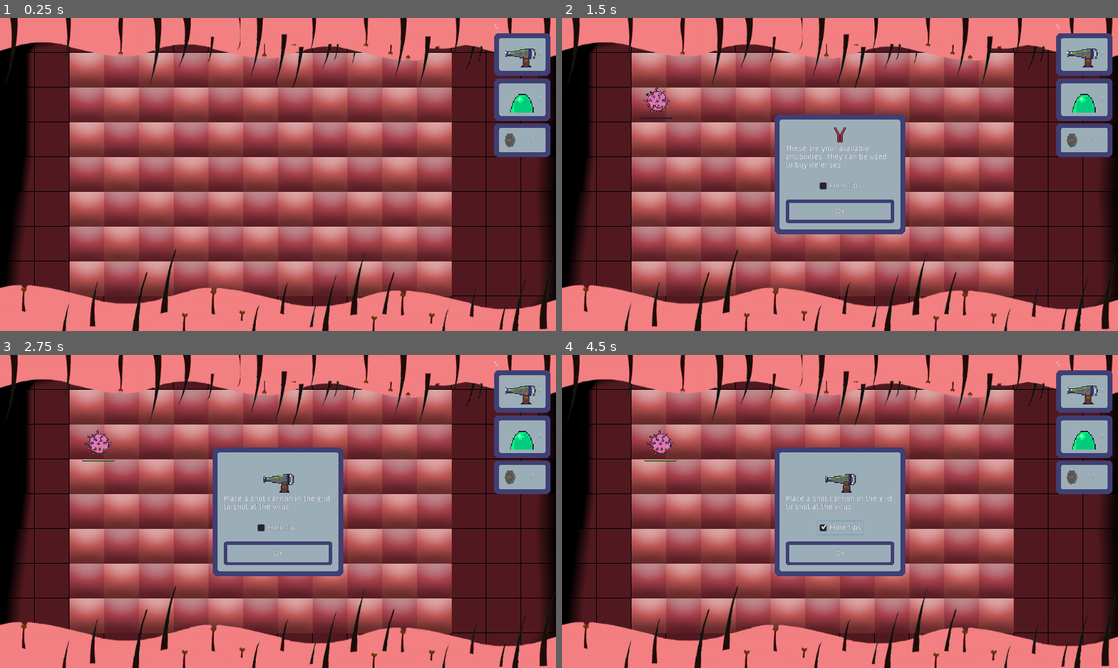
Above: before the commit, frames 1-4 (two rows, left to right).
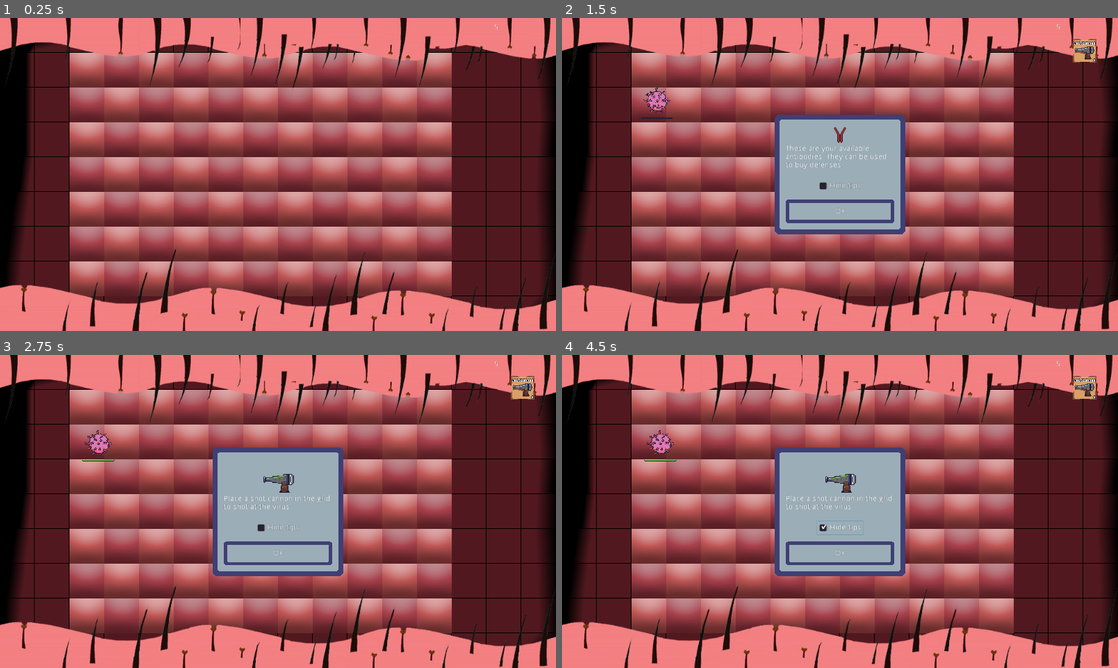
Above: after the commit, the same moments.

Repository: TeamKebab/GodotWildJam23
Game: Godot game, scene res://src/Main.tscn
Two runs of this game, one before a commit and one after it. Both use one fixed random seed, a clock stepped at 60 frames per second and the inputs below.
Inputs (mouse positions are in pixels of both pictures, inside the frame that each line leads up to):
- Up to frame 1 (0.25 s): no input
- Up to frame 2 (1.5 s): click (1084, 55) at 0.5 s, where only the run before the commit has a clickable "1"; click "Ok" at 1.25 s
- Up to frame 3 (2.75 s): click "Ok" at 2 s
- Up to frame 4 (4.5 s): click "Hide tips" at 2.75 s; click "Hide tips" at 3.5 s; click "Hide tips" at 4.25 s

The runs differ from the first frame. In frame 1, 3.8% of the frame differs, in the area x 88-99%, y 4-45%; in frame 2, 3.8%; in frame 3, 3.8%; in frame 4, 3.8%.

Commit message:
hairs and firevid

Diff:
--- a/project.godot
+++ b/project.godot
@@ -9,17 +9,32 @@
 config_version=4
 
 _global_script_classes=[ {
-"base": "Button",
+"base": "TextureButton",
 "class": "BuyButton",
 "language": "GDScript",
 "path": "res://src/gui/BuyButton.gd"
+}, {
+"base": "KinematicBody2D",
+"class": "Defense",
+"language": "GDScript",
+"path": "res://src/entities/defenses/Defense.gd"
+}, {
+"base": "Virus",
+"class": "Ghostvid",
+"language": "GDScript",
+"path": "res://src/entities/virus/Ghostvid.gd"
 }, {
 "base": "Area2D",
 "class": "Grid",
 "language": "GDScript",
 "path": "res://src/components/Grid.gd"
 }, {
-"base": "KinematicBody2D",
+"base": "Defense",
+"class": "Hair",
+"language": "GDScript",
+"path": "res://src/entities/defenses/Hair.gd"
+}, {
+"base": "Defense",
 "class": "Identivid",
 "language": "GDScript",
 "path": "res://src/entities/defenses/Identivid.gd"
@@ -28,12 +43,27 @@
 "class": "MiniBar",
 "language": "GDScript",
 "path": "res://src/components/MiniBar.gd"
+}, {
+"base": "Defense",
+"class": "SnotWall",
+"language": "GDScript",
+"path": "res://src/entities/defenses/SnotWall.gd"
+}, {
+"base": "KinematicBody2D",
+"class": "Virus",
+"language": "GDScript",
+"path": "res://src/entities/virus/Virus.gd"
 } ]
 _global_script_class_icons={
 "BuyButton": "",
+"Defense": "",
+"Ghostvid": "",
 "Grid": "",
+"Hair": "",
 "Identivid": "",
-"MiniBar": ""
+"MiniBar": "",
+"SnotWall": "",
+"Virus": ""
 }
 
 [application]
--- a/src/GUI.gd
+++ b/src/GUI.gd
@@ -24,6 +24,7 @@
 onready var buttons = {
 	Defense.SNOT_CANNON : button_container.find_node("CannonButton"),
 	Defense.SNOT_WALL : button_container.find_node("WallButton"),
+	Defense.HAIR : button_container.find_node("HairButton"),
 	Defense.IDENTIVID : button_container.find_node("IdentividButton"),
 }
 
--- a/src/Main.tscn
+++ b/src/Main.tscn
@@ -16,21 +16,7 @@
 [ext_resource path="res://src/entities/defenses/SnotWallPlaceholder.tscn" type="PackedScene" id=14]
 [ext_resource path="res://assets/music/vids_1.ogg" type="AudioStream" id=15]
 [ext_resource path="res://src/Main.gd" type="Script" id=16]
-[ext_resource path="res://assets/sprites/cannon-animation.png" type="Texture" id=17]
-[ext_resource path="res://assets/sprites/wall.png" type="Texture" id=18]
-[ext_resource path="res://assets/sprites/identivid.png" type="Texture" id=19]
-
-[sub_resource type="AtlasTexture" id=1]
-atlas = ExtResource( 17 )
-region = Rect2( 448, 16, 64, 48 )
-
-[sub_resource type="AtlasTexture" id=2]
-atlas = ExtResource( 18 )
-region = Rect2( 448, 0, 64, 48 )
-
-[sub_resource type="AtlasTexture" id=3]
-atlas = ExtResource( 19 )
-region = Rect2( 0, 0, 32, 32 )
+[ext_resource path="res://src/entities/defenses/HairPlaceholder.tscn" type="PackedScene" id=17]
 
 [node name="Game" type="Node"]
 script = ExtResource( 16 )
@@ -127,43 +113,48 @@
 [node name="ButtonContainer" type="VBoxContainer" parent="GUI/ToolBar/VBoxContainer"]
 margin_top = 18.0
 margin_right = 104.0
-margin_bottom = 246.0
+margin_bottom = 18.0
 size_flags_horizontal = 3
 custom_constants/separation = 5
 
 [node name="CannonButton" parent="GUI/ToolBar/VBoxContainer/ButtonContainer" instance=ExtResource( 7 )]
+visible = false
 anchor_left = 0.0
 anchor_top = 0.0
 anchor_right = 0.0
 anchor_bottom = 0.0
 margin_right = 104.0
 margin_bottom = 78.0
-text = "1"
-icon = SubResource( 1 )
 placeholder_type = ExtResource( 8 )
 
 [node name="WallButton" parent="GUI/ToolBar/VBoxContainer/ButtonContainer" instance=ExtResource( 7 )]
-anchor_left = 0.0
-anchor_top = 0.0
-anchor_right = 0.0
-anchor_bottom = 0.0
-margin_top = 83.0
-margin_right = 104.0
-margin_bottom = 161.0
-text = "1"
-icon = SubResource( 2 )
+visible = false
+anchor_left = 0.0
+anchor_top = 0.0
+anchor_right = 0.0
+anchor_bottom = 0.0
+margin_right = 104.0
+margin_bottom = 78.0
 placeholder_type = ExtResource( 14 )
 
+[node name="HairButton" parent="GUI/ToolBar/VBoxContainer/ButtonContainer" instance=ExtResource( 7 )]
+visible = false
+anchor_left = 0.0
+anchor_top = 0.0
+anchor_right = 0.0
+anchor_bottom = 0.0
+margin_right = 104.0
+margin_bottom = 62.0
+placeholder_type = ExtResource( 17 )
+
 [node name="IdentividButton" parent="GUI/ToolBar/VBoxContainer/ButtonContainer" instance=ExtResource( 7 )]
-anchor_left = 0.0
-anchor_top = 0.0
-anchor_right = 0.0
-anchor_bottom = 0.0
-margin_top = 166.0
-margin_right = 104.0
-margin_bottom = 228.0
-text = "1"
-icon = SubResource( 3 )
+visible = false
+anchor_left = 0.0
+anchor_top = 0.0
+anchor_right = 0.0
+anchor_bottom = 0.0
+margin_right = 104.0
+margin_bottom = 62.0
 placeholder_type = ExtResource( 13 )
 
 [node name="Tutorial" type="Control" parent="GUI"]
--- a/src/WaveSpawner.gd
+++ b/src/WaveSpawner.gd
@@ -17,14 +17,11 @@
 	Virus.CUTEVID : preload("res://src/entities/virus/Cutevid.tscn"),
 	Virus.OGREVID : preload("res://src/entities/virus/Ogrevid.tscn"),
 	Virus.GHOSTVID : preload("res://src/entities/virus/Ghostvid.tscn"),
+	Virus.FIREVID : preload("res://src/entities/virus/Firevid.tscn"),
 }
 
 
 onready var grid : Grid = find_parent("Game").find_node("Grid")
-
-
-func _ready() -> void:
-	Player.connect("game_over", self, "_on_game_over")
 
 
 func restart() -> void:
--- a/src/entities/defenses/Cannon.gd
+++ b/src/entities/defenses/Cannon.gd
@@ -1,4 +1,4 @@
-extends "res://src/entities/defenses/Defense.gd"
+extends Defense
 
 const Bullet = preload("res://src/entities/defenses/Bullet.tscn")
 
@@ -43,8 +43,10 @@
 	if _is_valid_target(area):
 		var virus = area.get_parent()
 		virus.connect("destroyed", self, "_on_target_destroyed")
-		virus.connect("revealed", self, "_on_target_revealed")
-		virus.connect("disappeared", self, "_on_target_disappeared")
+
+		if virus is Ghostvid:
+			virus.connect("revealed", self, "_on_target_revealed")
+			virus.connect("disappeared", self, "_on_target_disappeared")
 
 		targets.append(area)
 
@@ -78,8 +80,10 @@
 
 		if virus != null:
 			virus.disconnect("destroyed", self, "_on_target_destroyed")
-			virus.disconnect("revealed", self, "_on_target_revealed")
-			virus.disconnect("disappeared", self, "_on_target_disappeared")
+
+			if virus is Ghostvid:
+				virus.disconnect("revealed", self, "_on_target_revealed")
+				virus.disconnect("disappeared", self, "_on_target_disappeared")
 
 		if area == current_target:
 			_find_target()
--- a/src/entities/defenses/Defense.gd
+++ b/src/entities/defenses/Defense.gd
@@ -1,4 +1,6 @@
 extends KinematicBody2D
+class_name Defense
+
 
 signal destroyed(defense)
 signal hp_changed(old_hp, new_hp)
--- a/src/entities/defenses/Defense.tscn
+++ b/src/entities/defenses/Defense.tscn
@@ -4,7 +4,6 @@
 [ext_resource path="res://src/resources/SnotCannon.tres" type="SpriteFrames" id=2]
 [ext_resource path="res://src/components/HurtBox.tscn" type="PackedScene" id=4]
 [ext_resource path="res://src/components/MiniBar.tscn" type="PackedScene" id=5]
-
 
 [sub_resource type="RectangleShape2D" id=1]
 extents = Vector2( 30, 30 )
--- /dev/null
+++ b/src/entities/defenses/Hair.gd
@@ -0,0 +1,45 @@
+extends Defense
+class_name Hair
+
+export var speed_factor : float = 0.5
+
+
+var affected_virus : Array = []
+
+
+onready var hitbox: Area2D = $HitBox
+
+
+func _ready() -> void:
+	hitbox.connect("area_entered", self, "_on_hitbox_area_entered")
+	hitbox.connect("area_exited", self, "_on_hitbox_area_exited")
+
+
+func _on_hitbox_area_entered(hurtbox: Area2D) -> void:
+	var virus = hurtbox.owner
+
+	if virus == null:
+		return
+
+	if not virus in affected_virus:
+		affected_virus.append(virus)
+		_modify_speed(virus, speed_factor)
+
+
+func _on_hitbox_area_exited(hurtbox: Area2D) -> void:
+	var virus = hurtbox.owner
+
+	if virus in affected_virus:
+		affected_virus.erase(virus)
+		_modify_speed(virus, 1 / speed_factor)
+
+
+func _modify_speed(virus, factor):
+	virus.velocity = virus.velocity * factor
+
+
+func _die():
+	for virus in affected_virus:
+		_modify_speed(virus, 1 / speed_factor)
+
+	._die()
--- /dev/null
+++ b/src/entities/defenses/Hair.tscn
@@ -0,0 +1,54 @@
+[gd_scene load_steps=10 format=2]
+
+[ext_resource path="res://src/entities/defenses/Defense.tscn" type="PackedScene" id=1]
+[ext_resource path="res://src/entities/defenses/Hair.gd" type="Script" id=2]
+[ext_resource path="res://assets/sprites/nose-hair.png" type="Texture" id=3]
+[ext_resource path="res://src/components/HitBox.tscn" type="PackedScene" id=4]
+
+[sub_resource type="RectangleShape2D" id=1]
+extents = Vector2( 30, 30 )
+
+[sub_resource type="AtlasTexture" id=3]
+atlas = ExtResource( 3 )
+region = Rect2( 0, 0, 64, 80 )
+
+[sub_resource type="SpriteFrames" id=2]
+animations = [ {
+"frames": [ SubResource( 3 ) ],
+"loop": true,
+"name": "default",
+"speed": 5.0
+} ]
+
+[sub_resource type="RectangleShape2D" id=4]
+extents = Vector2( 32, 32 )
+
+[sub_resource type="RectangleShape2D" id=5]
+extents = Vector2( 32, 32 )
+
+[node name="Hair" instance=ExtResource( 1 )]
+collision_layer = 2147483648
+script = ExtResource( 2 )
+
+[node name="CollisionShape2D" parent="." index="0"]
+shape = SubResource( 1 )
+
+[node name="Sprite" parent="." index="1"]
+position = Vector2( 0, -14 )
+frames = SubResource( 2 )
+animation = "default"
+frame = 0
+
+[node name="CollisionShape2D" parent="HurtBox" index="0"]
+shape = SubResource( 4 )
+
+[node name="HitBox" parent="." index="4" instance=ExtResource( 4 )]
+collision_layer = 2
+collision_mask = 0
+
+[node name="CollisionShape2D" parent="HitBox" index="0"]
+shape = SubResource( 5 )
+
+[editable path="HurtBox"]
+
+[editable path="HitBox"]
--- /dev/null
+++ b/src/entities/defenses/HairPlaceholder.tscn
@@ -0,0 +1,18 @@
+[gd_scene load_steps=5 format=2]
+
+[ext_resource path="res://src/components/Placeholder.tscn" type="PackedScene" id=1]
+[ext_resource path="res://assets/sprites/nose-hair.png" type="Texture" id=2]
+[ext_resource path="res://src/entities/defenses/Hair.tscn" type="PackedScene" id=3]
+
+[sub_resource type="RectangleShape2D" id=1]
+extents = Vector2( 30, 30 )
+
+[node name="Placeholder" instance=ExtResource( 1 )]
+entity = ExtResource( 3 )
+
+[node name="Sprite" parent="." index="0"]
+position = Vector2( 0, -14 )
+texture = ExtResource( 2 )
+
+[node name="CollisionShape2D" parent="." index="1"]
+shape = SubResource( 1 )
--- a/src/entities/defenses/Identivid.gd
+++ b/src/entities/defenses/Identivid.gd
@@ -1,2 +1,2 @@
-extends "res://src/entities/defenses/Defense.gd"
+extends Defense
 class_name Identivid
--- a/src/entities/defenses/SnotWall.gd
+++ b/src/entities/defenses/SnotWall.gd
@@ -1,5 +1,5 @@
-extends "res://src/entities/defenses/Defense.gd"
-
+extends Defense
+class_name SnotWall
 
 func _ready():
 	self.connect("hp_changed", self, "_on_hp_changed")
--- a/src/entities/virus/Cutevid.gd
+++ b/src/entities/virus/Cutevid.gd
@@ -1,4 +1,4 @@
-extends "res://src/entities/virus/Virus.gd"
+extends Virus
 
 
 export var rotation_speed_min = -1
--- a/src/entities/virus/Cutevid.tscn
+++ b/src/entities/virus/Cutevid.tscn
@@ -1,29 +1,48 @@
-[gd_scene load_steps=6 format=2]
+[gd_scene load_steps=10 format=2]
 
 [ext_resource path="res://src/entities/virus/Cutevid.gd" type="Script" id=1]
 [ext_resource path="res://src/entities/virus/Virus.tscn" type="PackedScene" id=2]
+[ext_resource path="res://assets/sprites/virus.png" type="Texture" id=3]
 
+[sub_resource type="AtlasTexture" id=1]
+atlas = ExtResource( 3 )
+region = Rect2( 0, 0, 64, 64 )
 
-[sub_resource type="CircleShape2D" id=1]
+[sub_resource type="AtlasTexture" id=2]
+atlas = ExtResource( 3 )
+region = Rect2( 64, 0, 64, 64 )
+
+[sub_resource type="SpriteFrames" id=3]
+animations = [ {
+"frames": [ SubResource( 1 ), SubResource( 2 ) ],
+"loop": true,
+"name": "default",
+"speed": 10.0
+} ]
+
+[sub_resource type="CircleShape2D" id=4]
 radius = 18.0
 
-[sub_resource type="CircleShape2D" id=2]
+[sub_resource type="CircleShape2D" id=5]
 radius = 22.0
 
-[sub_resource type="CircleShape2D" id=3]
+[sub_resource type="CircleShape2D" id=6]
 radius = 22.0
 
 [node name="Cutevid" instance=ExtResource( 2 )]
 script = ExtResource( 1 )
 
+[node name="Sprite" parent="." index="0"]
+frames = SubResource( 3 )
+
 [node name="CollisionShape2D" parent="." index="1"]
-shape = SubResource( 1 )
+shape = SubResource( 4 )
 
 [node name="CollisionShape2D" parent="HurtBox" index="0"]
-shape = SubResource( 2 )
+shape = SubResource( 5 )
 
 [node name="CollisionShape2D" parent="HitBox" index="0"]
-shape = SubResource( 3 )
+shape = SubResource( 6 )
 
 [editable path="HurtBox"]
 
--- /dev/null
+++ b/src/entities/virus/Firevid.gd
@@ -0,0 +1,13 @@
+extends Virus
+
+
+export var wall_damage : float  = 4
+
+
+func _do_damage(defense):
+	if defense is SnotWall:
+		defense.hp -= wall_damage
+	elif defense is Hair:
+		defense.hp = 0
+	else:
+		defense.hp -= damage
--- /dev/null
+++ b/src/entities/virus/Firevid.tscn
@@ -0,0 +1,94 @@
+[gd_scene load_steps=19 format=2]
+
+[ext_resource path="res://src/entities/virus/Virus.tscn" type="PackedScene" id=1]
+[ext_resource path="res://assets/sprites/fire-virus.png" type="Texture" id=2]
+[ext_resource path="res://src/entities/virus/Firevid.gd" type="Script" id=3]
+
+[sub_resource type="AtlasTexture" id=2]
+atlas = ExtResource( 2 )
+region = Rect2( 0, 0, 64, 64 )
+
+[sub_resource type="AtlasTexture" id=3]
+atlas = ExtResource( 2 )
+region = Rect2( 64, 0, 64, 64 )
+
+[sub_resource type="AtlasTexture" id=4]
+atlas = ExtResource( 2 )
+region = Rect2( 128, 0, 64, 64 )
+
+[sub_resource type="AtlasTexture" id=5]
+atlas = ExtResource( 2 )
+region = Rect2( 192, 0, 64, 64 )
+
+[sub_resource type="AtlasTexture" id=6]
+atlas = ExtResource( 2 )
+region = Rect2( 256, 0, 64, 64 )
+
+[sub_resource type="AtlasTexture" id=7]
+atlas = ExtResource( 2 )
+region = Rect2( 320, 0, 64, 64 )
+
+[sub_resource type="AtlasTexture" id=8]
+atlas = ExtResource( 2 )
+region = Rect2( 384, 0, 64, 64 )
+
+[sub_resource type="AtlasTexture" id=9]
+atlas = ExtResource( 2 )
+region = Rect2( 448, 0, 64, 64 )
+
+[sub_resource type="AtlasTexture" id=10]
+atlas = ExtResource( 2 )
+region = Rect2( 512, 0, 64, 64 )
+
+[sub_resource type="AtlasTexture" id=11]
+atlas = ExtResource( 2 )
+region = Rect2( 576, 0, 64, 64 )
+
+[sub_resource type="AtlasTexture" id=12]
+atlas = ExtResource( 2 )
+region = Rect2( 640, 0, 64, 64 )
+
+[sub_resource type="SpriteFrames" id=1]
+animations = [ {
+"frames": [ SubResource( 2 ), SubResource( 3 ), SubResource( 4 ), SubResource( 5 ), SubResource( 6 ), SubResource( 7 ), SubResource( 8 ), SubResource( 9 ), SubResource( 10 ), SubResource( 11 ), SubResource( 12 ) ],
+"loop": true,
+"name": "default",
+"speed": 10.0
+} ]
+
+[sub_resource type="CapsuleShape2D" id=13]
+radius = 15.0
+height = 10.0
+
+[sub_resource type="CapsuleShape2D" id=14]
+radius = 20.0
+
+[sub_resource type="CapsuleShape2D" id=15]
+radius = 20.0
+
+[node name="Firevid" instance=ExtResource( 1 )]
+script = ExtResource( 3 )
+max_hp = 4.0
+antibodies_amount = 3
+max_vertical_movement = 0
+
+[node name="Sprite" parent="." index="0"]
+frames = SubResource( 1 )
+frame = 4
+
+[node name="CollisionShape2D" parent="." index="1"]
+position = Vector2( 2, 0 )
+rotation = 1.5708
+shape = SubResource( 13 )
+
+[node name="CollisionShape2D" parent="HurtBox" index="0"]
+rotation = 1.5708
+shape = SubResource( 14 )
+
+[node name="CollisionShape2D" parent="HitBox" index="0"]
+rotation = 1.5708
+shape = SubResource( 15 )
+
+[editable path="HurtBox"]
+
+[editable path="HitBox"]
--- a/src/entities/virus/Ghostvid.gd
+++ b/src/entities/virus/Ghostvid.gd
@@ -1,5 +1,5 @@
-extends "res://src/entities/virus/Virus.gd"
-
+extends Virus
+class_name Ghostvid
 
 signal revealed
 signal disappeared
--- a/src/entities/virus/Ogrevid.tscn
+++ b/src/entities/virus/Ogrevid.tscn
@@ -66,14 +66,12 @@
 [node name="Ogrevid" instance=ExtResource( 1 )]
 max_hp = 4.0
 antibodies_amount = 2
-damage = 1.0
 freq_min = 8
 freq_max = 8
 
 [node name="Sprite" parent="." index="0"]
 position = Vector2( 0, -20 )
 frames = SubResource( 9 )
-frame = 4
 
 [node name="CollisionShape2D" parent="." index="1"]
 position = Vector2( 0, 8 )
--- a/src/entities/virus/Virus.gd
+++ b/src/entities/virus/Virus.gd
@@ -1,4 +1,6 @@
 extends KinematicBody2D
+class_name Virus
+
 
 signal destroyed
 
@@ -79,7 +81,7 @@
 		affected_defenses.append(defense)
 
 	if timer.is_stopped():
-		defense.hp -= damage
+		_do_damage(defense)
 		timer.start(cooldown)
 
 
@@ -97,13 +99,18 @@
 		if defense == null or defense.hp <= 0:
 			to_remove.append(defense)
 		else:
-			defense.hp -= damage
+			_do_damage(defense)
 
 	for defense in to_remove:
 		affected_defenses.erase(defense)
 
 	if not affected_defenses.empty():
 		timer.start(cooldown)
+
+
+func _do_damage(defense):
+	if not defense is Hair:
+		defense.hp -= damage
 
 
 func _die() -> void:
--- a/src/gui/BuyButton.gd
+++ b/src/gui/BuyButton.gd
@@ -1,4 +1,4 @@
-extends Button
+extends TextureButton
 class_name BuyButton
 
 export(PackedScene) var placeholder_type
--- a/src/gui/BuyButton.tscn
+++ b/src/gui/BuyButton.tscn
@@ -1,25 +1,22 @@
-[gd_scene load_steps=5 format=2]
+[gd_scene load_steps=3 format=2]
 
 [ext_resource path="res://src/gui/BuyButton.gd" type="Script" id=1]
-[ext_resource path="res://src/resources/TooltipPanel.tres" type="StyleBox" id=2]
-[ext_resource path="res://assets/sprites/identivid.png" type="Texture" id=3]
+[ext_resource path="res://assets/ui/card-snot-cannon.png" type="Texture" id=2]
 
-[sub_resource type="AtlasTexture" id=1]
-atlas = ExtResource( 3 )
-region = Rect2( 0, 0, 32, 32 )
-
-[node name="BuyButton" type="Button"]
+[node name="BuyButton" type="TextureButton"]
 anchor_left = 0.5
 anchor_top = 0.5
 anchor_right = 0.5
 anchor_bottom = 0.5
-rect_min_size = Vector2( 104, 62 )
+margin_left = -512.0
+margin_top = -288.0
+margin_right = -448.0
+margin_bottom = -224.0
 mouse_filter = 1
 size_flags_horizontal = 4
 size_flags_vertical = 4
-custom_styles/normal = ExtResource( 2 )
-text = "1$"
-icon = SubResource( 1 )
+texture_normal = ExtResource( 2 )
+stretch_mode = 3
 script = ExtResource( 1 )
 __meta__ = {
 "_edit_use_anchors_": false
--- a/src/resources/SnotCannon.tres
+++ b/src/resources/SnotCannon.tres
@@ -8,31 +8,31 @@
 
 [sub_resource type="AtlasTexture" id=2]
 atlas = ExtResource( 1 )
-region = Rect2( 512, 0, 128, 64 )
+region = Rect2( 0, 0, 128, 64 )
 
 [sub_resource type="AtlasTexture" id=3]
 atlas = ExtResource( 1 )
-region = Rect2( 640, 0, 128, 64 )
+region = Rect2( 128, 0, 128, 64 )
 
 [sub_resource type="AtlasTexture" id=4]
 atlas = ExtResource( 1 )
-region = Rect2( 768, 0, 128, 64 )
+region = Rect2( 256, 0, 128, 64 )
 
 [sub_resource type="AtlasTexture" id=5]
 atlas = ExtResource( 1 )
-region = Rect2( 0, 0, 128, 64 )
+region = Rect2( 384, 0, 128, 64 )
 
 [sub_resource type="AtlasTexture" id=6]
 atlas = ExtResource( 1 )
-region = Rect2( 128, 0, 128, 64 )
+region = Rect2( 512, 0, 128, 64 )
 
 [sub_resource type="AtlasTexture" id=7]
 atlas = ExtResource( 1 )
-region = Rect2( 256, 0, 128, 64 )
+region = Rect2( 640, 0, 128, 64 )
 
 [sub_resource type="AtlasTexture" id=8]
 atlas = ExtResource( 1 )
-region = Rect2( 384, 0, 128, 64 )
+region = Rect2( 768, 0, 128, 64 )
 
 [resource]
 animations = [ {
@@ -41,13 +41,13 @@
 "name": "idle",
 "speed": 5.0
 }, {
-"frames": [ SubResource( 2 ), SubResource( 3 ), SubResource( 4 ) ],
+"frames": [ SubResource( 2 ), SubResource( 3 ), SubResource( 4 ), SubResource( 5 ) ],
+"loop": false,
+"name": "charge",
+"speed": 5.0
+}, {
+"frames": [ SubResource( 6 ), SubResource( 7 ), SubResource( 8 ) ],
 "loop": false,
 "name": "shot",
 "speed": 15.0
-}, {
-"frames": [ SubResource( 5 ), SubResource( 6 ), SubResource( 7 ), SubResource( 8 ) ],
-"loop": false,
-"name": "charge",
-"speed": 5.0
 } ]
Binary file added: assets/sprites/fire-virus.png
Not shown, added: assets/sprites/fire-virus.png.import
Binary file added: assets/sprites/nose-hair.png
Not shown, added: assets/sprites/nose-hair.png.import
Binary file added: assets/ui/card-snot-cannon.png
Not shown, added: assets/ui/card-snot-cannon.png.import
Not shown: 1 places in src/Main.tscn that only renumber resources
